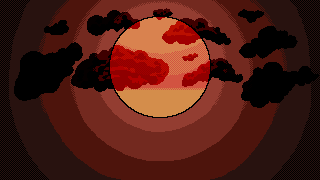
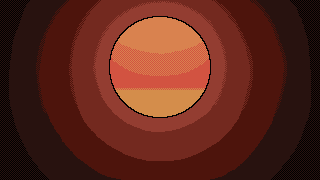
Layers edited between the first and the second w=320, h=180 image:
hid "Clouds", painted on it over [left=14, top=8, right=319, bottom=108]
painted on "Sun" over [left=14, top=8, right=319, bottom=108]
painted on "Background" over [left=14, top=8, right=319, bottom=108]
